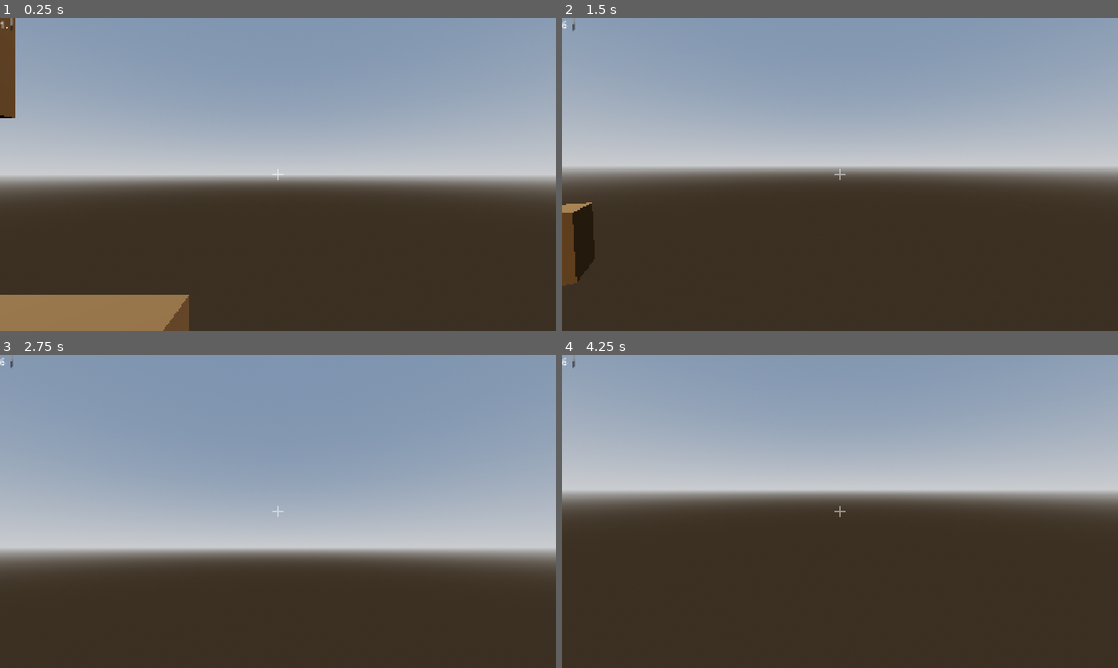
Above: before the commit, frames 1-4 (two rows, left to right).
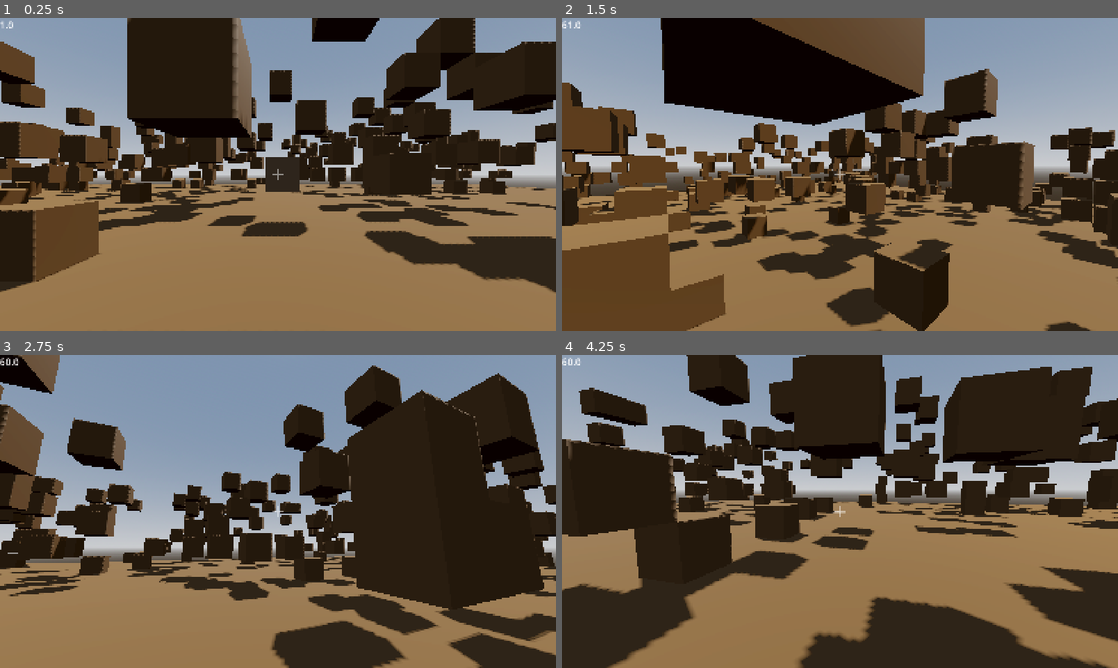
Above: after the commit, the same moments.

Repository: PixelSaver/PlacePixels
Game: Godot game, scene res://scriptsnscenes/main.tscn
Two runs of this game, one before a commit and one after it. Both use one fixed random seed, a clock stepped at 60 frames per second and the inputs below.
Inputs (mouse positions are in pixels of both pictures, inside the frame that each line leads up to):
- Up to frame 1 (0.25 s): no input
- Up to frame 2 (1.5 s): tap Enter at 0.5 s; move the mouse to (867, 174) at 0.52 s; hold W (up) from 0.53 s (still down); click (867, 174) at 0.6 s; tap Space (jump) at 0.77 s; move the mouse to (812, 174) at 1.27 s; right-click (812, 174) at 1.35 s
- Up to frame 3 (2.75 s): keep holding W (up); tap Space (jump) at 1.52 s; move the mouse to (289, 505) at 2.02 s; click (289, 505) at 2.1 s
- Up to frame 4 (4.25 s): keep holding W (up); move the mouse to (834, 517) at 2.77 s; right-click (834, 517) at 2.85 s; tap Space (jump) at 3.02, 3.77 s; move the mouse to (878, 514) at 3.52 s; click (878, 514) at 3.6 s

The runs differ from the first frame. In frame 1, 69% of the frame differs, in the area x 0-100%, y 0-100%; in frame 2, 68%; in frame 3, 60%; in frame 4, 64%.

Commit message:
Fix bug where negative chunks fail

Diff:
--- a/scriptsnscenes/blocks/chunk.gd
+++ b/scriptsnscenes/blocks/chunk.gd
@@ -260,7 +260,11 @@
 
 ## Turns the global position into local chunk coordinates
 static func to_chunk_space(global_pos:Vector3i) -> Vector3i:
-	return Vector3i(global_pos.x%CHUNK_SIZE, global_pos.y, global_pos.z%CHUNK_SIZE)
+	return Vector3i(
+		((global_pos.x % Chunk.CHUNK_SIZE) + Chunk.CHUNK_SIZE) % Chunk.CHUNK_SIZE,
+		global_pos.y,
+		((global_pos.z % Chunk.CHUNK_SIZE) + Chunk.CHUNK_SIZE) % Chunk.CHUNK_SIZE
+	)
 
 func _inside(p: Vector3i) -> bool:
 	return p.x >= 0 and p.x < CHUNK_SIZE \
--- a/scriptsnscenes/main.tscn
+++ b/scriptsnscenes/main.tscn
@@ -23,18 +23,6 @@
 
 [sub_resource type="WorldBoundaryShape3D" id="WorldBoundaryShape3D_sugp2"]
 
-[sub_resource type="BoxMesh" id="BoxMesh_o5qli"]
-size = Vector3(1, 2, 5)
-
-[sub_resource type="ConvexPolygonShape3D" id="ConvexPolygonShape3D_0wfyh"]
-points = PackedVector3Array(-0.5, -1, -2.5, 0.5, -1, -2.5, -0.5, -1, 2.5, -0.5, 1, -2.5, 0.5, 1, -2.5, 0.5, -1, 2.5, -0.5, 1, 2.5, 0.5, 1, 2.5)
-
-[sub_resource type="ConvexPolygonShape3D" id="ConvexPolygonShape3D_sugp2"]
-points = PackedVector3Array(-0.5, -1, -2.5, 0.5, -1, -2.5, -0.5, -1, 2.5, -0.5, 1, -2.5, 0.5, 1, -2.5, 0.5, -1, 2.5, -0.5, 1, 2.5, 0.5, 1, 2.5)
-
-[sub_resource type="ConvexPolygonShape3D" id="ConvexPolygonShape3D_jyhfs"]
-points = PackedVector3Array(-0.5, -1, -2.5, 0.5, -1, -2.5, -0.5, -1, 2.5, -0.5, 1, -2.5, 0.5, 1, -2.5, 0.5, -1, 2.5, -0.5, 1, 2.5, 0.5, 1, 2.5)
-
 [node name="Main" type="Node3D"]
 script = ExtResource("1_p1m74")
 
@@ -57,42 +45,6 @@
 [node name="CollisionShape3D" type="CollisionShape3D" parent="HoldderFloor"]
 shape = SubResource("WorldBoundaryShape3D_sugp2")
 
-[node name="StaticBody3D" type="StaticBody3D" parent="."]
-transform = Transform3D(1, 0, 0, 0, 1, 0, 0, 0, 1, 5.1058936, -9.536743e-07, -6.236454)
-visible = false
-
-[node name="MeshInstance3D" type="MeshInstance3D" parent="StaticBody3D"]
-transform = Transform3D(1, 0, 0, 0, 1, 0, 0, 0, 1, 0, 1, 0)
-mesh = SubResource("BoxMesh_o5qli")
-
-[node name="CollisionShape3D" type="CollisionShape3D" parent="StaticBody3D"]
-transform = Transform3D(1, 0, 0, 0, 1, 0, 0, 0, 1, 0, 1, 0)
-shape = SubResource("ConvexPolygonShape3D_0wfyh")
-
-[node name="StaticBody3D2" type="StaticBody3D" parent="."]
-transform = Transform3D(0.49999997, 0, 0.86602545, 0, 1, 0, -0.86602545, 0, 0.49999997, -6.9209523, 0, 7.4776897)
-visible = false
-
-[node name="MeshInstance3D" type="MeshInstance3D" parent="StaticBody3D2"]
-transform = Transform3D(1, 0, 0, 0, 1, 0, 0, 0, 1, 0, 1, 0)
-mesh = SubResource("BoxMesh_o5qli")
-
-[node name="CollisionShape3D" type="CollisionShape3D" parent="StaticBody3D2"]
-transform = Transform3D(1, 0, 0, 0, 1, 0, 0, 0, 1, 0, 1, 0)
-shape = SubResource("ConvexPolygonShape3D_sugp2")
-
-[node name="StaticBody3D3" type="StaticBody3D" parent="."]
-transform = Transform3D(-5.9604645e-08, 0, 1, 0, 1, 0, -1, 0, -5.9604645e-08, -5.371794, 0, 0.23184013)
-visible = false
-
-[node name="MeshInstance3D" type="MeshInstance3D" parent="StaticBody3D3"]
-transform = Transform3D(1, 0, 0, 0, 1, 0, 0, 0, 1, 0, 1, 0)
-mesh = SubResource("BoxMesh_o5qli")
-
-[node name="CollisionShape3D" type="CollisionShape3D" parent="StaticBody3D3"]
-transform = Transform3D(1, 0, 0, 0, 1, 0, 0, 0, 1, 0, 1, 0)
-shape = SubResource("ConvexPolygonShape3D_jyhfs")
-
 [node name="UI" parent="." instance=ExtResource("3_ws6cm")]
 
 [node name="WorldGen" type="Node" parent="."]
--- a/scriptsnscenes/player/player.gd
+++ b/scriptsnscenes/player/player.gd
@@ -87,7 +87,6 @@
 	var target = ray_hit + ray_normal
 	var target_chunk = Global.world_gen.get_chunk_global(target)
 	var target_local = Chunk.to_chunk_space(target)
-	print(str(target_chunk.chunk_position) + ", " + str(ray_hit) + ", " + str(ray_normal))
 	if target_chunk == null or ray_hit == Vector3i.MIN or ray_normal == Vector3i.ZERO: return
 	target_chunk.set_block(target_local, BlockIDs.DIRT)
 	target_chunk.mark_block_dirty(target_local)
@@ -121,11 +120,7 @@
 		var chunk = Global.world_gen.get_chunk_global(voxel)
 		if chunk:
 			# Convert to chunk-local coordinates
-			var local_voxel = Vector3i(
-				voxel.x % Chunk.CHUNK_SIZE,
-				voxel.y,
-				voxel.z % Chunk.CHUNK_SIZE
-			)
+			var local_voxel = Chunk.to_chunk_space(voxel)
 			var block_id = chunk.get_block_id(local_voxel)
 			if block_id != chunk.default_block_id:
 				return {
--- a/scriptsnscenes/ui/ui.tscn
+++ b/scriptsnscenes/ui/ui.tscn
@@ -38,5 +38,6 @@
 
 [node name="RichTextLabel" type="RichTextLabel" parent="Control"]
 layout_mode = 0
-offset_right = 40.0
-offset_bottom = 40.0
+offset_right = 181.0
+offset_bottom = 74.0
+fit_content = true
--- a/scriptsnscenes/worldgen/world_gen.gd
+++ b/scriptsnscenes/worldgen/world_gen.gd
@@ -7,8 +7,8 @@
 func _ready():
 	Global.world_gen = self
 	await BlockRegistry.blocks_loaded
-	for x in range(1):
-		for y in range(2):
+	for x in range(-2,2):
+		for y in range(-2,2):
 			add_chunk(Vector2i(x, y))
 
 	for chunk in loaded_chunks.values():
Not shown: 1 places in scriptsnscenes/main.tscn that only renumber resources
